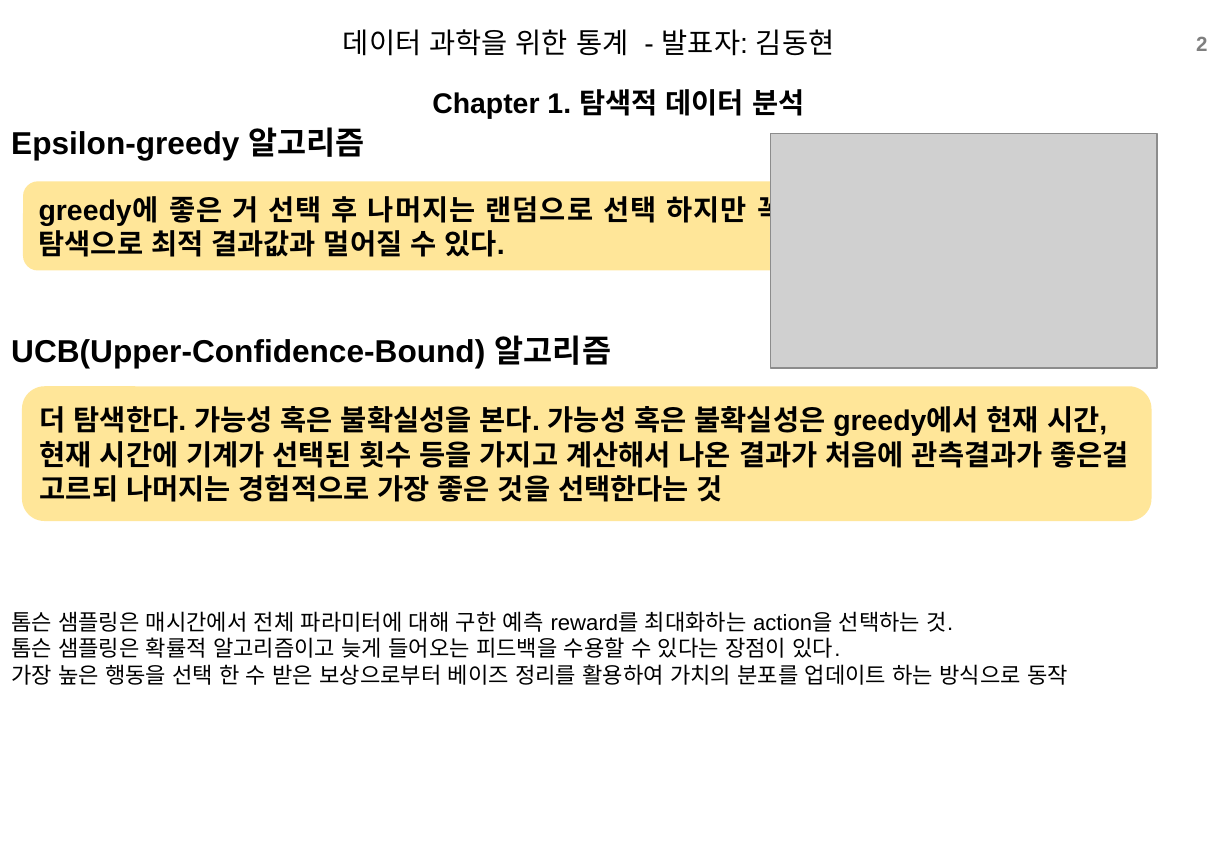
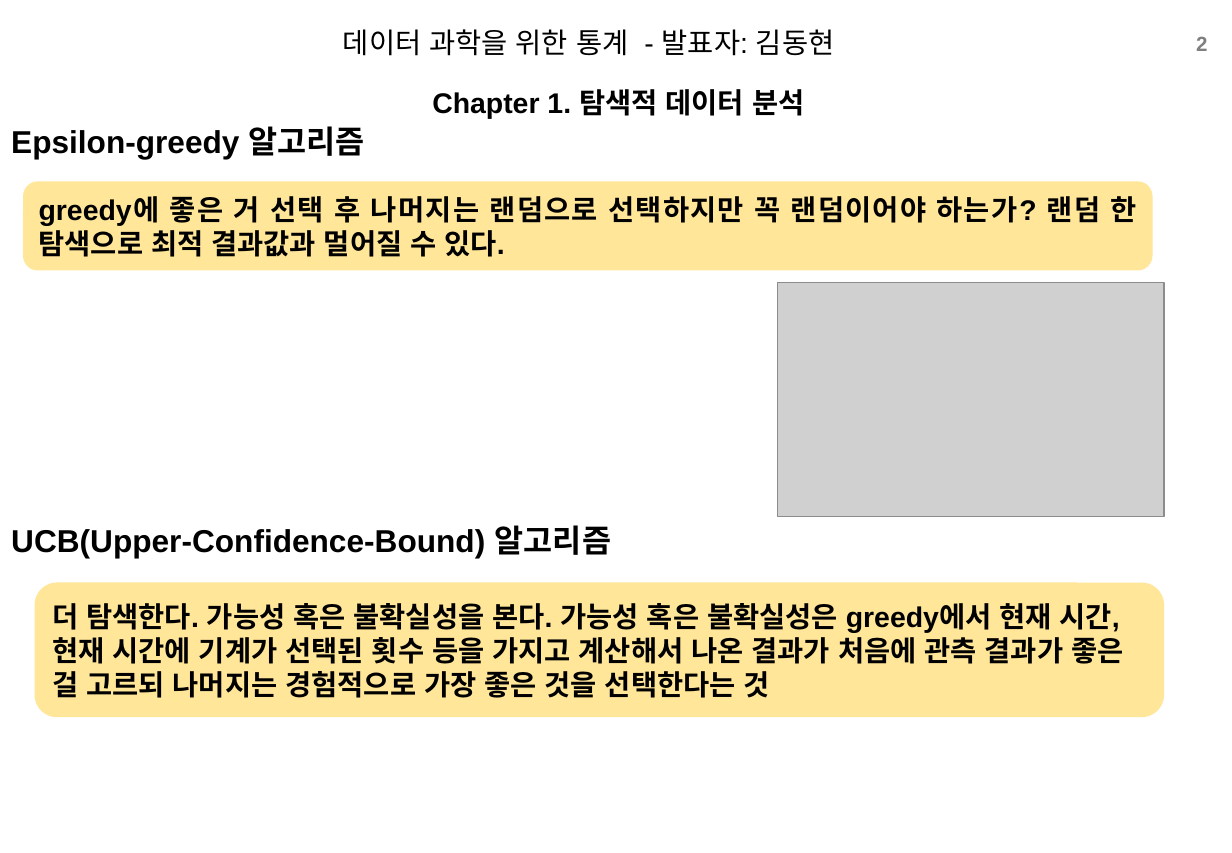
Before and after one commit to xddongx/flexink, a slide deck: slide 2 of study/ppt/[스터디]멀티암드밴딧_KDH.pptx. Drawn at 1232x853 pixels with LibreOffice and Linux fonts; fonts in the diff are those of the drawing; grey boxes stand for pictures; background and template pictures are left out. Boxes give left, top, right and bottom in pixels: in the first picture for what was removed or moved away, otherwise in the second. Text is boxed around its words. In the diff, an @@ line names an element or a change of style, - is before the commit and + after.

```diff
--- a/study/ppt/[스터디]멀티암드밴딧_KDH.pptx
+++ b/study/ppt/[스터디]멀티암드밴딧_KDH.pptx
@@ text in rounded rectangle at [39,196,1137,257]: spaces changed @@
-greedy에 좋은 거 선택 후 나머지는 랜덤으로 선택 하지만 꼭 랜덤이어야 하는가? 랜덤 한 탐색으로 최적 결과값과 멀어질 수 있다.
+greedy에 좋은 거 선택 후 나머지는 랜덤으로 선택하지만 꼭 랜덤이어야 하는가? 랜덤 한 탐색으로 최적 결과값과 멀어질 수 있다.
@@ picture: place and size @@
-picture at [770,134,1157,369]
+picture at [777,282,1164,516]
@@ rounded rectangle "더 탐색한다. 가능성 혹은 불확실성을 ...": place and size @@
-rounded rectangle "더 탐색한다. 가능성 혹은 불확실성을 ..." at [22,387,1151,521]
+rounded rectangle "더 탐색한다. 가능성 혹은 불확실성을 ..." at [34,582,1164,717]
@@ text at [11,611,1068,685]: paragraphs removed @@
-톰슨 샘플링은 매시간에서 전체 파라미터에 대해 구한 예측 reward를 최대화하는 action을 선택하는 것.
-톰슨 샘플링은 확률적 알고리즘이고 늦게 들어오는 피드백을 수용할 수 있다는 장점이 있다.
-가장 높은 행동을 선택 한 수 받은 보상으로부터 베이즈 정리를 활용하여 가치의 분포를 업데이트 하는 방식으로 동작
@@ text in rounded rectangle at [52,603,1123,698]: spaces changed @@
-더 탐색한다. 가능성 혹은 불확실성을 본다. 가능성 혹은 불확실성은 greedy에서 현재 시간, 현재 시간에 기계가 선택된 횟수 등을 가지고 계산해서 나온 결과가 처음에 관측결과가 좋은걸 고르되 나머지는 경험적으로 가장 좋은 것을 선택한다는 것
+더 탐색한다. 가능성 혹은 불확실성을 본다. 가능성 혹은 불확실성은 greedy에서 현재 시간, 현재 시간에 기계가 선택된 횟수 등을 가지고 계산해서 나온 결과가 처음에 관측 결과가 좋은 걸 고르되 나머지는 경험적으로 가장 좋은 것을 선택한다는 것
```
Also in this commit, not shown: 2 other slides changed.
